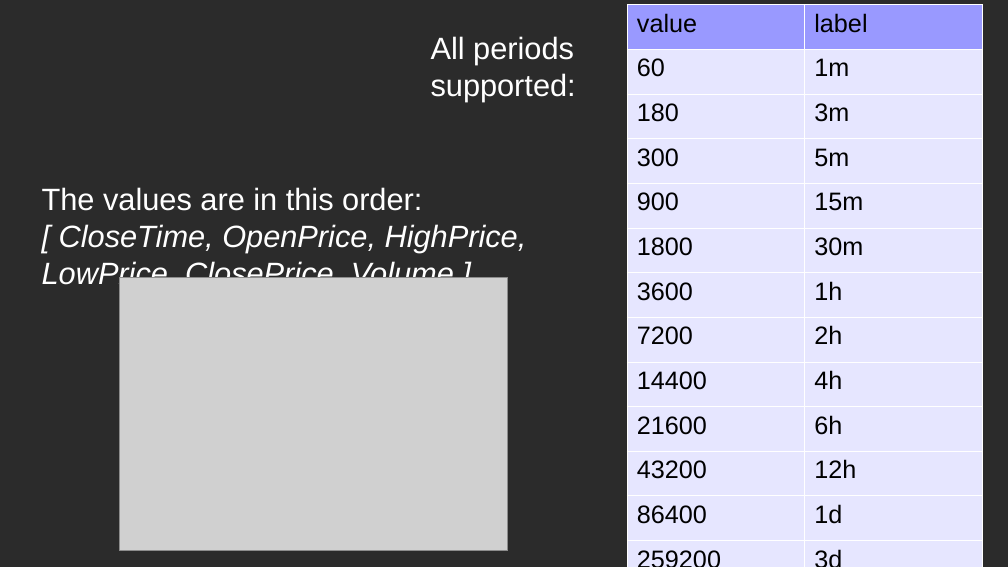
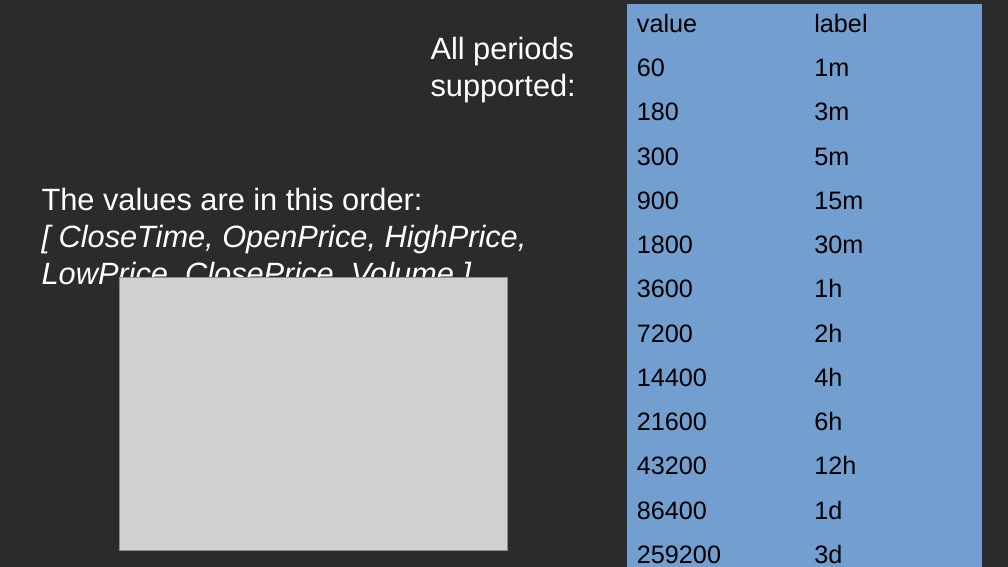
Before and after one commit to GabriM97/CryptoWolf, a slide deck: slide 15 of Student Presentation/Student_Presentation.odp. Drawn at 1008x567 pixels with LibreOffice and Linux fonts; fonts in the diff are those of the drawing; grey boxes stand for pictures; background and template pictures are left out; a plain dark background stands for a picture behind light text. Boxes give left, top, right and bottom in pixels: in the first picture for what was removed or moved away, otherwise in the second. Text is boxed around its words. In the diff, an @@ line names an element or a change of style, - is before the commit and + after.

```diff
--- a/Student Presentation/Student_Presentation.odp
+++ b/Student Presentation/Student_Presentation.odp
@@ table at (627,4,982,567) @@
@@ fill #9999FF to #729FCF in row 1 @@
@@ fill #E6E6FF to #729FCF in 26 cells @@
@@ borders changed @@
```
Also in this commit, not shown: 3 other slides changed, 6 slides added, 3 other files.
